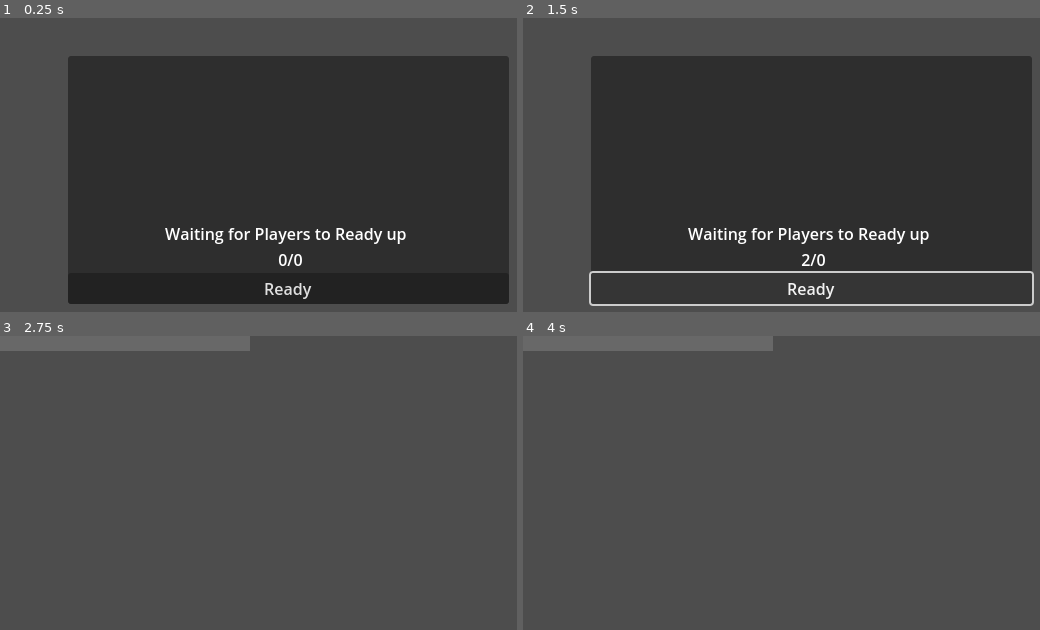
Above: before the commit, frames 1-4 (two rows, left to right).
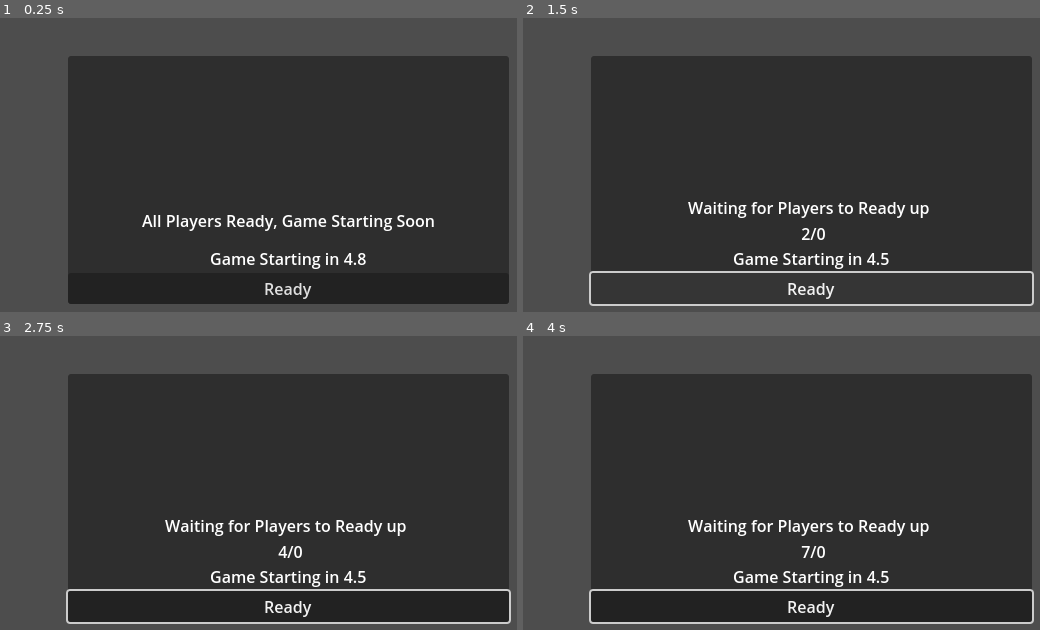
Above: after the commit, the same moments.

Repository: FoxSupp/bidding-brawl
Game: Godot game, scene res://scenes/bidding_menu.tscn
Same seed, same stepped clock (60 frames per second), same inputs: the game is played once before the commit and once after it. This scene is started directly instead of the project's main scene.
Inputs (mouse positions are in pixels of both pictures, inside the frame that each line leads up to):
- Up to frame 1 (0.25 s): no input
- Up to frame 2 (1.5 s): click "Ready" at 0.5 s; click "Ready" at 1.25 s
- Up to frame 3 (2.75 s): tap Enter at 2 s; move the mouse to (413, 483) at 2.02 s; hold D (move_right) from 2.03 s (still down); click (413, 483) at 2.1 s; tap Space (jump) at 2.27 s
- Up to frame 4 (4 s): tap Space (jump) at 2.75, 3.02 s; move the mouse to (693, 515) at 2.77 s; click (693, 515) at 2.85 s; tap Enter at 3.5 s; move the mouse to (869, 427) at 3.52 s; release D (move_right) at 3.53 s; hold A (move_left) from 3.53 s (still down); click (869, 427) at 3.6 s

The runs differ from the first frame. In frame 1, 2.6% of the frame differs, in the area x 27-84%, y 67-86%; in frame 2, 2.5%; in frame 3, 75%; in frame 4, 75%, in the area x 0-99%, y 0-98%.

Commit message:
Enhance bidding menu with countdown timer and game start logic
- Adjusted offsets for UI elements in the bidding menu scene for better layout.
- Added a countdown timer label to indicate game start timing.
- Implemented timer functionality in the bidding menu script to manage game start sequence.
- Updated display logic to show countdown when all players are ready.

Diff:
--- a/scenes/bidding_menu.tscn
+++ b/scenes/bidding_menu.tscn
@@ -34,8 +34,8 @@
 anchor_top = 1.0
 anchor_right = 1.0
 anchor_bottom = 1.0
-offset_top = -82.0
-offset_bottom = -33.0
+offset_top = -108.0
+offset_bottom = -59.0
 grow_horizontal = 2
 grow_vertical = 0
 text = "Waiting for Players to Ready up
@@ -61,5 +61,24 @@
 offset_bottom = 143.0
 grow_horizontal = 2
 
+[node name="LabelTimerCountdown" type="Label" parent="Background"]
+visible = false
+layout_mode = 1
+anchors_preset = 12
+anchor_top = 1.0
+anchor_right = 1.0
+anchor_bottom = 1.0
+offset_top = -57.0
+offset_bottom = -34.0
+grow_horizontal = 2
+grow_vertical = 0
+text = "Game starting in 5"
+horizontal_alignment = 1
+vertical_alignment = 1
+
 [node name="MultiplayerSynchronizer" type="MultiplayerSynchronizer" parent="."]
 replication_config = SubResource("SceneReplicationConfig_6fnxy")
+
+[node name="TimerStartRound" type="Timer" parent="."]
+wait_time = 5.0
+one_shot = true
--- a/scripts/bidding_menu.gd
+++ b/scripts/bidding_menu.gd
@@ -6,6 +6,9 @@
 @onready var button_ready: Button = $Background/ButtonReady
 @onready var label_ready_players: Label = $Background/LabelReadyPlayers
 @onready var player_stats: VBoxContainer = $Background/PlayerStats
+@onready var timer_start_round: Timer = $TimerStartRound
+@onready var label_timer_countdown: Label = $Background/LabelTimerCountdown
+
 const PLAYER_STAT_BLOCK = preload("res://scenes/player_stat_block.tscn")
 
 func _ready() -> void:
@@ -18,8 +21,8 @@
 func _process(delta: float) -> void:
 	if multiplayer.is_server():
 		if ready_players.size() >= NetworkManager.players.size():
-			await get_tree().create_timer(1.5).timeout
-			NetworkManager.rpc("start_game")
+			timer_start_round.timeout.connect(func(): NetworkManager.rpc("start_game"))
+	_update_display()
 
 @rpc("any_peer", "call_local")
 func ready_player():
@@ -29,9 +32,17 @@
 func _ready_button_pressed():
 	rpc("ready_player")
 
+func _start_timer():
+	if not timer_start_round.is_stopped():
+		return
+	timer_start_round.start()
+
 func _update_display():
 	if ready_players.size() == NetworkManager.players.size():
 		label_ready_players.text = "All Players Ready, Game Starting Soon"
+		label_timer_countdown.show()
+		_start_timer()
+		label_timer_countdown.text = "Game Starting in " + str("%.1f" % timer_start_round.time_left)
 	else:
 		label_ready_players.text = "Waiting for Players to Ready up \n " + str(ready_players.size()) + "/" + str(NetworkManager.players.size())
 	# Ready = all show text game starting soon
